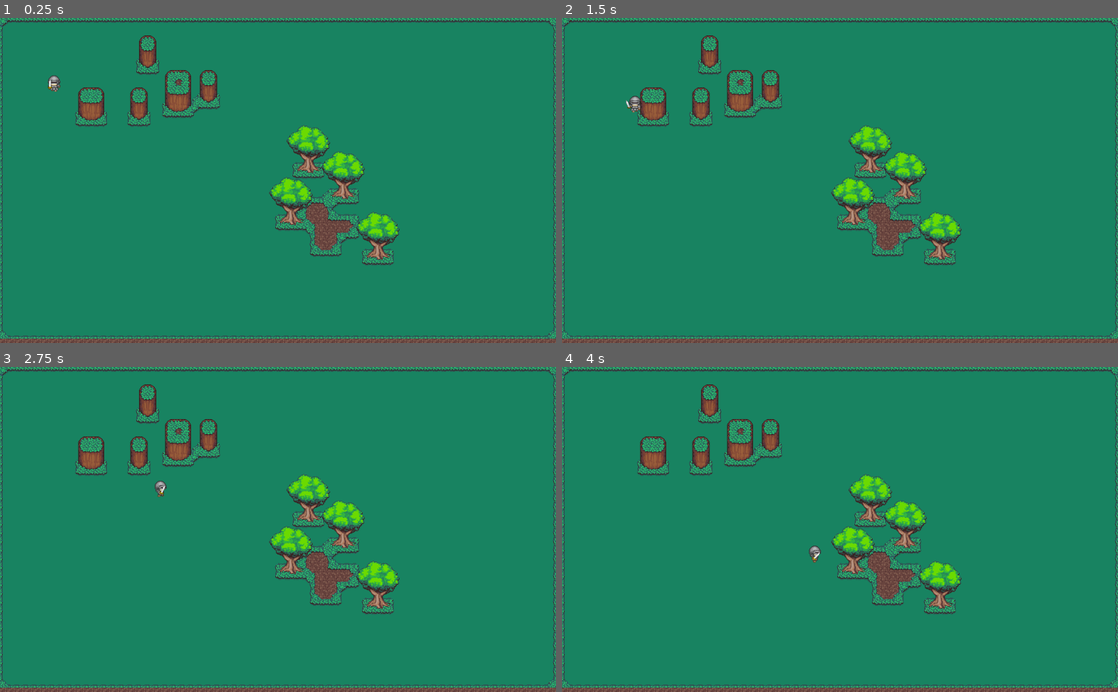
Above: before the commit, frames 1-4 (two rows, left to right).
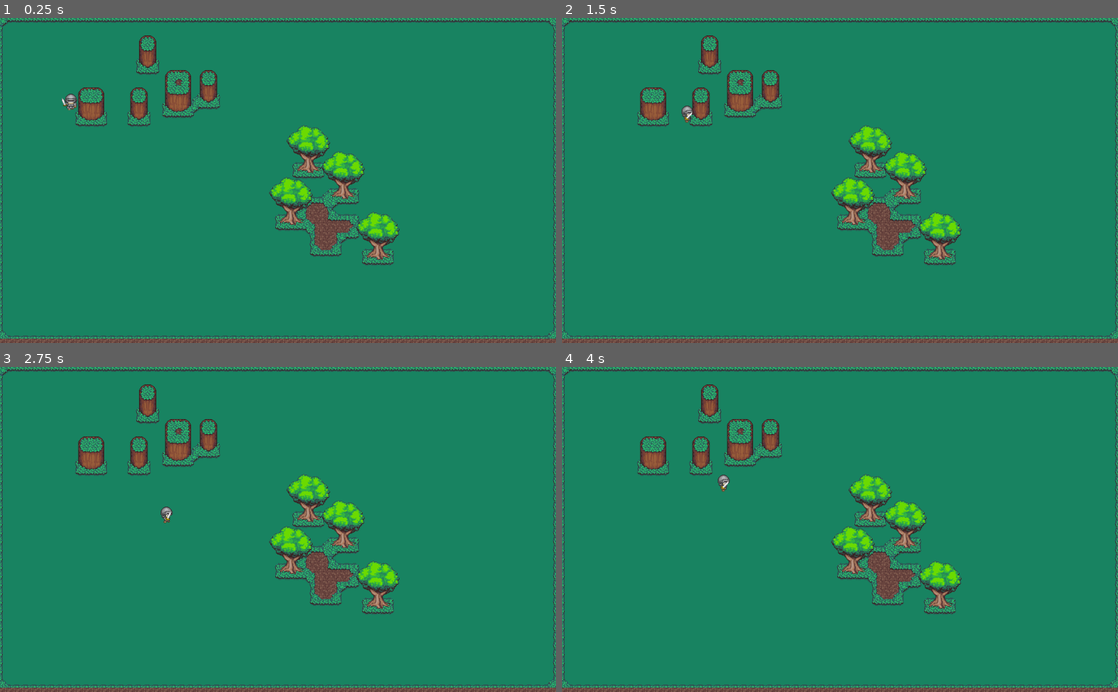
Above: after the commit, the same moments.

Repository: kyrick/godot-NPC-move
Game: Godot game, scene res://src/Levels/TestLevel.tscn
Same seed, same stepped clock (60 frames per second), same inputs: the game is played once before the commit and once after it.
Inputs (mouse positions are in pixels of both pictures, inside the frame that each line leads up to):
- Up to frame 1 (0.25 s): no input
- Up to frame 2 (1.5 s): move the mouse to (962, 164) at 0.52 s; click (962, 164) at 0.67 s; move the mouse to (728, 196) at 1.27 s; click (728, 196) at 1.42 s
- Up to frame 3 (2.75 s): move the mouse to (333, 458) at 2.02 s; click (333, 458) at 2.17 s
- Up to frame 4 (4 s): move the mouse to (812, 594) at 2.77 s; click (812, 594) at 2.92 s; move the mouse to (1006, 578) at 3.52 s; click (1006, 578) at 3.67 s

The runs differ from the first frame. In frame 1, 0.2% of the frame differs, in the area x 8-14%, y 17-29%; in frame 2, 0.2%; in frame 3, 0.2%; in frame 4, 0.2%.

Commit message:
extended npc movement timer with configurable random time

Diff:
--- a/src/Actor/NPC/NPC.gd
+++ b/src/Actor/NPC/NPC.gd
@@ -40,7 +40,7 @@
 	if current_mode == MODE.MOUSE_FOLLOW:
 		target = _mouse_target
 	elif current_mode == MODE.RANDOM_MOVE:
-		$MoveResetTimer.start()
+		$MoveResetTimer.start($MoveResetTimer.get_wait_time())
 		target = Vector2(rand_range(x_min, x_max), rand_range(y_min, y_max))
 
 	return target
--- a/src/Actor/NPC/NPC.tscn
+++ b/src/Actor/NPC/NPC.tscn
@@ -1,19 +1,20 @@
-[gd_scene load_steps=17 format=2]
+[gd_scene load_steps=18 format=2]
 
 [ext_resource path="res://assets/sprites/Soldier 02-2.png" type="Texture" id=1]
 [ext_resource path="res://src/Actor/NPC/NPC.gd" type="Script" id=2]
+[ext_resource path="res://src/Actor/NPC/NPCMoveResetTimer.gd" type="Script" id=3]
 
 [sub_resource type="AtlasTexture" id=1]
 atlas = ExtResource( 1 )
-region = Rect2( 0, 96, 32, 32 )
+region = Rect2( 0, 0, 32, 32 )
 
 [sub_resource type="AtlasTexture" id=2]
 atlas = ExtResource( 1 )
-region = Rect2( 32, 96, 32, 32 )
+region = Rect2( 32, 0, 32, 32 )
 
 [sub_resource type="AtlasTexture" id=3]
 atlas = ExtResource( 1 )
-region = Rect2( 64, 96, 32, 32 )
+region = Rect2( 64, 0, 32, 32 )
 
 [sub_resource type="AtlasTexture" id=4]
 atlas = ExtResource( 1 )
@@ -29,15 +30,15 @@
 
 [sub_resource type="AtlasTexture" id=7]
 atlas = ExtResource( 1 )
-region = Rect2( 0, 0, 32, 32 )
+region = Rect2( 0, 96, 32, 32 )
 
 [sub_resource type="AtlasTexture" id=8]
 atlas = ExtResource( 1 )
-region = Rect2( 32, 0, 32, 32 )
+region = Rect2( 32, 96, 32, 32 )
 
 [sub_resource type="AtlasTexture" id=9]
 atlas = ExtResource( 1 )
-region = Rect2( 64, 0, 32, 32 )
+region = Rect2( 64, 96, 32, 32 )
 
 [sub_resource type="AtlasTexture" id=10]
 atlas = ExtResource( 1 )
@@ -55,7 +56,7 @@
 animations = [ {
 "frames": [ SubResource( 1 ), SubResource( 2 ), SubResource( 3 ) ],
 "loop": true,
-"name": "walk_up",
+"name": "walk_down",
 "speed": 5.0
 }, {
 "frames": [ SubResource( 4 ), SubResource( 5 ), SubResource( 6 ) ],
@@ -65,7 +66,7 @@
 }, {
 "frames": [ SubResource( 7 ), SubResource( 8 ), SubResource( 9 ) ],
 "loop": true,
-"name": "walk_down",
+"name": "walk_up",
 "speed": 5.0
 }, {
 "frames": [ SubResource( 10 ), SubResource( 11 ), SubResource( 12 ) ],
@@ -80,7 +81,7 @@
 [node name="NPC" type="KinematicBody2D"]
 z_index = 1
 collision_layer = 2
-collision_mask = 8
+collision_mask = 10
 script = ExtResource( 2 )
 
 [node name="NPCAnimations" type="AnimatedSprite" parent="."]
@@ -93,5 +94,7 @@
 shape = SubResource( 14 )
 
 [node name="MoveResetTimer" type="Timer" parent="."]
-wait_time = 10.0
+wait_time = 3.0
+script = ExtResource( 3 )
+max_seconds = 3.0
 [connection signal="timeout" from="MoveResetTimer" to="." method="_on_MoveResetTimer_timeout"]
--- /dev/null
+++ b/src/Actor/NPC/NPCMoveResetTimer.gd
@@ -0,0 +1,18 @@
+extends Timer
+
+enum BEHAVIORS {
+	RANDOM,
+	NORMAL,
+}
+
+export(BEHAVIORS) var timer_behavior: = BEHAVIORS.RANDOM
+
+export(float, 0.0, 10.0) var min_seconds: = 1.0
+export(float, 0.0, 10.0) var max_seconds: = 10.0
+
+
+func get_wait_time() -> float:
+	var wt: = wait_time
+	if timer_behavior == BEHAVIORS.RANDOM:
+		wt = rand_range(min_seconds, max_seconds)
+	return wt
--- a/src/Levels/TestLevel.tscn
+++ b/src/Levels/TestLevel.tscn
@@ -27,6 +27,8 @@
 "_editor_description_": ""
 }
 
-[node name="NPC" parent="." instance=ExtResource( 2 )]
+[node name="NPCs" type="Node2D" parent="."]
+
+[node name="NPC" parent="NPCs" instance=ExtResource( 2 )]
 position = Vector2( 99.3062, 119.607 )
-z_index = 1
+mode = 1
